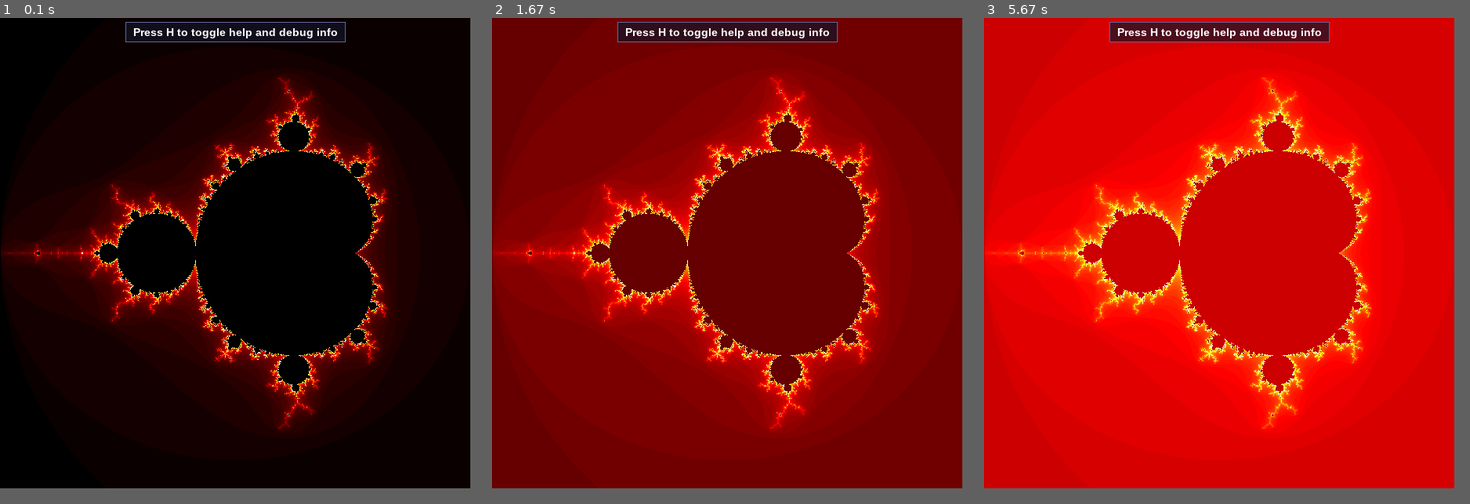
Above: before the commit, frames 1-3 (left to right).
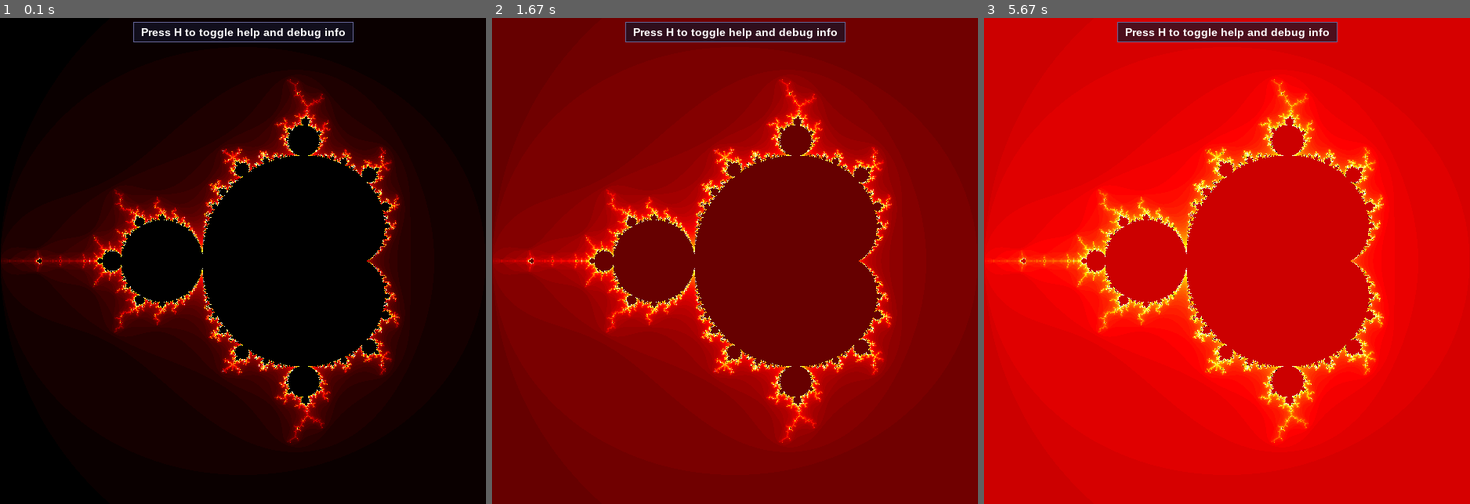
Above: after the commit, the same moments.

Repository: danadrianmirea/python-playground
Game: pygame game, started from mandelbrotViewer.py
Same seed, same stepped clock (60 frames per second), same inputs: the game is played once before the commit and once after it.
Inputs (mouse positions are in pixels of both pictures, inside the frame that each line leads up to):
- Up to frame 1 (0.1 s): no input
- Up to frame 2 (1.67 s): hold Right 0.33-0.8 s; move the mouse to (715, 285) at 0.37 s; hold Right 0.83-1.3 s; hold Left from 1.33 s (still down)
- Up to frame 3 (5.67 s): release Left at 1.88 s; hold Left 1.92-2.65 s; hold Right 2.68-3.55 s; hold Left 3.58-4.53 s; hold Right 4.57-5.58 s; hold Right from 5.62 s (still down)
The window is 600x600 before the commit and 620x620 after it. Grey fills any space a smaller window leaves; there, only what the larger window draws over its background counts as a difference.

The runs differ from the first frame. In frame 1, 11% of the frame differs, in the area x 0-83%, y 0-88%; in frame 2, 11%; in frame 3, 10%.

Commit message:
update mandelbrot: add dynamic screen_width and screen_height

Diff:
--- a/mandelbrotViewer.py
+++ b/mandelbrotViewer.py
@@ -14,9 +14,21 @@
         print("Error: pygame.display could not be initialized.")
         sys.exit(1)
 
-    # Set up display
-    WIDTH = 600
-    HEIGHT = 600  # Changed to match WIDTH for square window
+    # Get the user's display info
+    display_info = pygame.display.Info()
+    screen_width = display_info.current_w
+    screen_height = display_info.current_h
+
+    # Calculate the largest square that fits on the screen
+    # Leave some margin for taskbars and window borders
+    margin = 100  # Pixels of margin to leave around the edges
+    max_size = min(screen_width - margin, screen_height - margin)
+
+    # Set up display with the largest square possible
+    WIDTH = max_size
+    HEIGHT = max_size
+    print(f"Setting up display with dimensions: {WIDTH}x{HEIGHT}")
+
     screen = pygame.display.set_mode((WIDTH, HEIGHT))
     pygame.display.set_caption("Mandelbrot Set")
 
